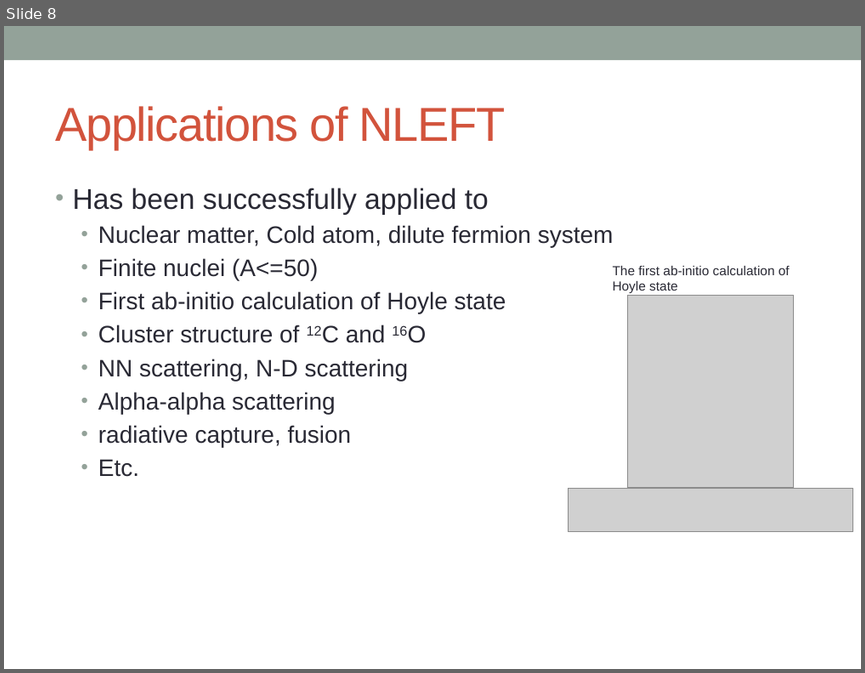
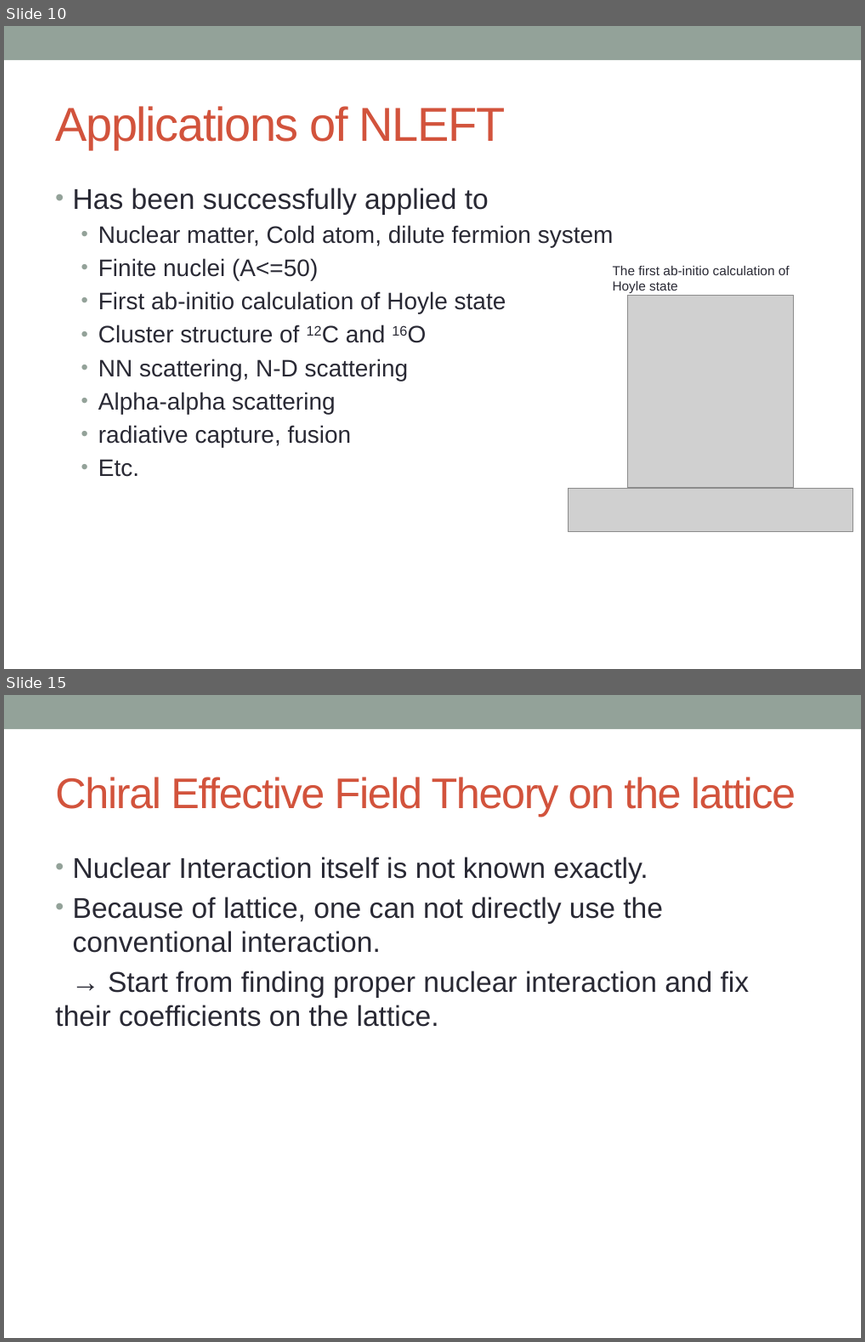
Before and after one commit to alphacentaury-github/NPSS2020, a slide deck: 20200928_송영호_연세대.pptx. Shown one above the other, each under a label of ours: slide 8 before the commit, slides 10 and 15 after it; the slides between them are not shown. The pictures are 865x673 and 865x1342 pixels, drawn with LibreOffice and Linux fonts; fonts in the diff are those of the drawing; grey boxes stand for pictures. Boxes give left, top, right and bottom in pixels: in the first picture for what was removed or moved away, otherwise in the second. Text is boxed around its words. In the diff, an @@ line names an element or a change of style, - is before the commit and + after.

```diff
--- a/20200928_송영호_연세대.pptx
+++ b/20200928_송영호_연세대.pptx
@@ slide 15 added at (4,695,861,1338), background #FFFFFF; not listed: 1 template element that a slide beside it also shows @@
@@ title added at (55,777,795,817), 36 pt, text #D2533C @@
+Chiral Effective Field Theory on the lattice
@@ text added at (55,857,749,1027), 24 pt, text #292934 @@
+• Nuclear Interaction itself is not known exactly.
+• Because of lattice, one can not directly use the conventional interaction.
+→ Start from finding proper nuclear interaction and fix their coefficients on the lattice.
@@ what was slide 8 is now slide 10 @@
```
Also in this commit, not shown: 6 slides changed, 13 other slides added, 2 slides removed.
